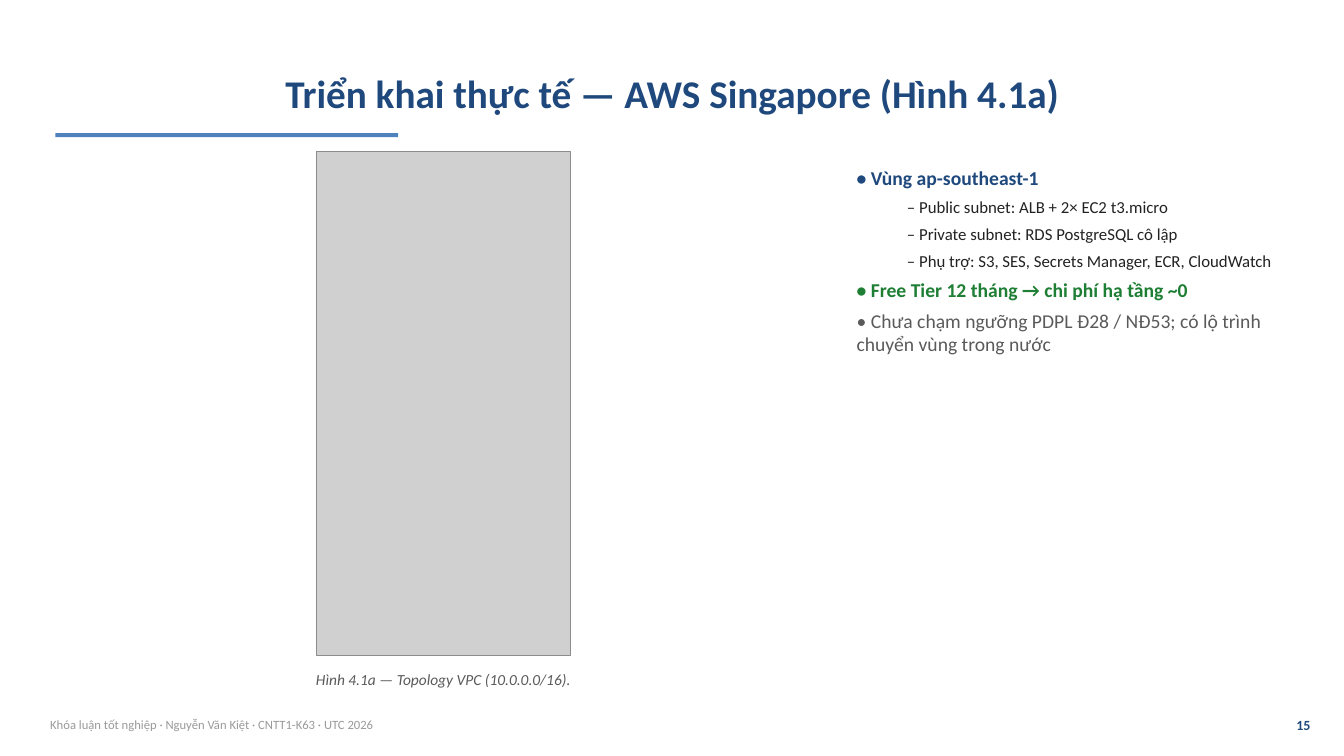
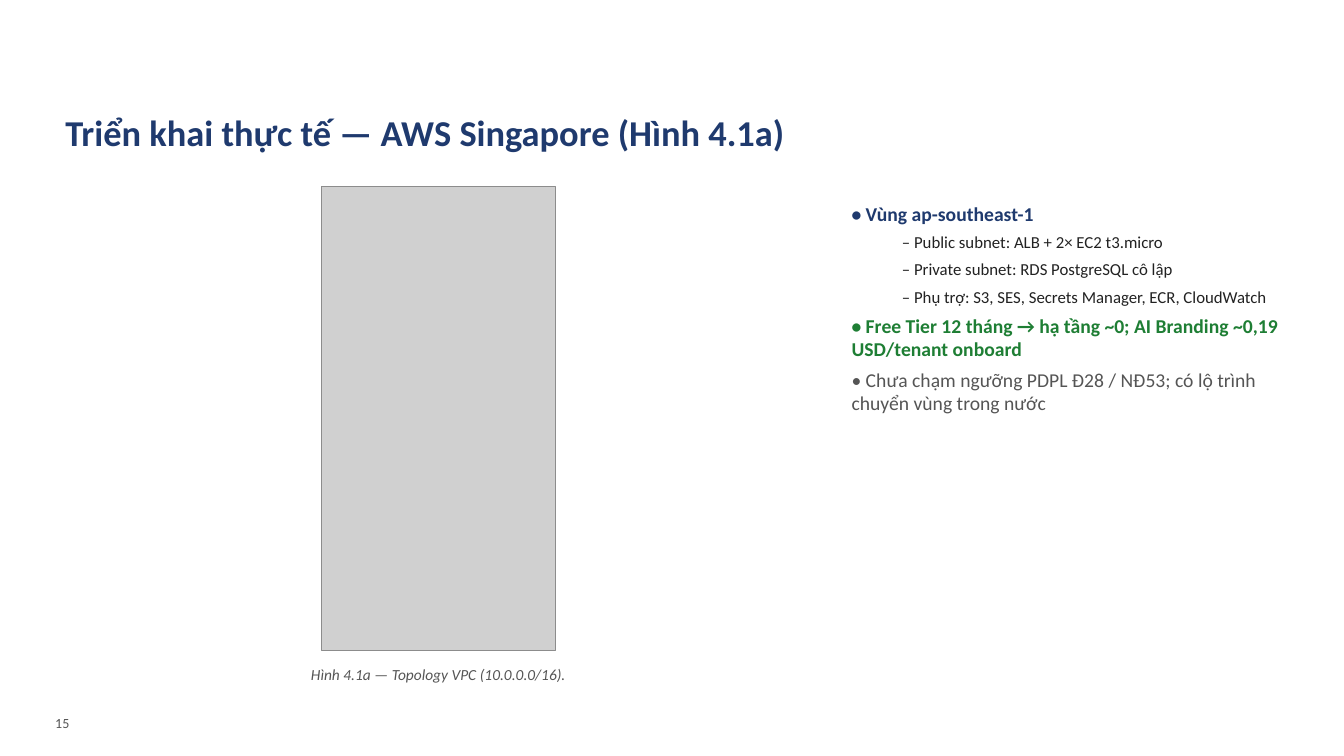
Before and after one commit to VictorAurelius/2026-Kite-Class-Platform, a slide deck: slide 15 of documents/08-thesis/defense/KiteHub-baove-khoaluan-20slide.pptx. Drawn at 1344x756 pixels with LibreOffice and Linux fonts; fonts in the diff are those of the drawing; grey boxes stand for pictures; background and template pictures are left out. Boxes give left, top, right and bottom in pixels: in the first picture for what was removed or moved away, otherwise in the second. Text is boxed around its words. In the diff, an @@ line names an element or a change of style, - is before the commit and + after.

Commit message:
docs(thesis): defense deck v3 — áp thiết kế template UTC + bỏ phụ lục
- Áp 3 ảnh nền template UTC (bìa ảnh trường / nội dung band xanh + logo /
  kết thúc header) vào background cấp slide; tiêu đề đặt dưới band
- Bỏ toàn bộ phụ lục — nội dung trình bày hết ở 22 slide chính
- Verify thị giác bằng mini-renderer PIL (LibreOffice WSL hỏng): bìa + nội
  dung + section đều đúng layout, 0 overflow, 18 ảnh figure thật

```diff
--- a/documents/08-thesis/defense/KiteHub-baove-khoaluan-20slide.pptx
+++ b/documents/08-thesis/defense/KiteHub-baove-khoaluan-20slide.pptx
@@ text "Triển khai thực tế — ...": place and size @@
-text "Triển khai thực tế — ..." at <box>285,77,1059,115</box>
+text "Triển khai thực tế — ..." at <box>65,117,784,153</box>
@@ text "Triển khai thực tế — ..." at <box>65,117,784,153</box>: size 28 to 26 pt, text colour #1F497D to #1F3A6E; alignment centre to left; vertical alignment middle to top @@
@@ rectangle removed at <box>55,133,398,137</box> @@
@@ picture: place and size @@
-picture at <box>317,151,571,655</box>
+picture at <box>322,187,556,650</box>
@@ text "• Vùng ap-southeast-1": place and size @@
-text "• Vùng ap-southeast-1" at <box>857,171,1272,355</box>
+text "• Vùng ap-southeast-1" at <box>852,207,1278,414</box>
@@ text at <box>852,207,1256,414</box>: text colour #1F497D to #1F3A6E in "• Vùng ap-southeast-1"; text colour #5A5A5A to #555555 in "• Chưa chạm ngưỡng PDPL Đ28 / ..." @@
@@ text at <box>852,318,1278,357</box>: text changed @@
-• Free Tier 12 tháng → chi phí hạ tầng ~0
+• Free Tier 12 tháng → hạ tầng ~0; AI Branding ~0,19 USD/tenant onboard
@@ text "Hình 4.1a — Topology VPC ..." at <box>311,669,566,683</box>: text colour #5A5A5A to #555555 @@
@@ text "15": place and size @@
-text "15" at <box>1296,721,1310,730</box>
+text "15" at <box>55,719,69,728</box>
@@ text "15" at <box>55,719,69,728</box>: text colour #1F497D to #555555, bold off; alignment right to left @@
@@ text removed at <box>50,719,374,731</box> @@
-Khóa luận tốt nghiệp · Nguyễn Văn Kiệt · CNTT1-K63 · UTC 2026
```
Also in this commit, not shown: 21 other slides changed, 5 slides removed, 5 other files.
